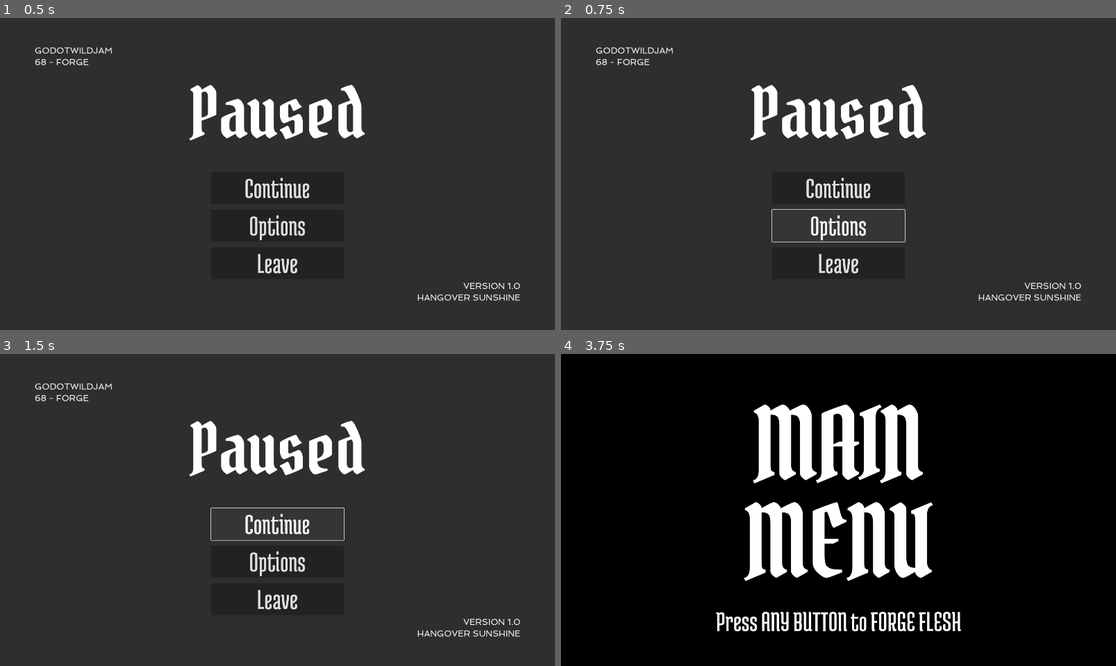
Above: before the commit, frames 1-4 (two rows, left to right).
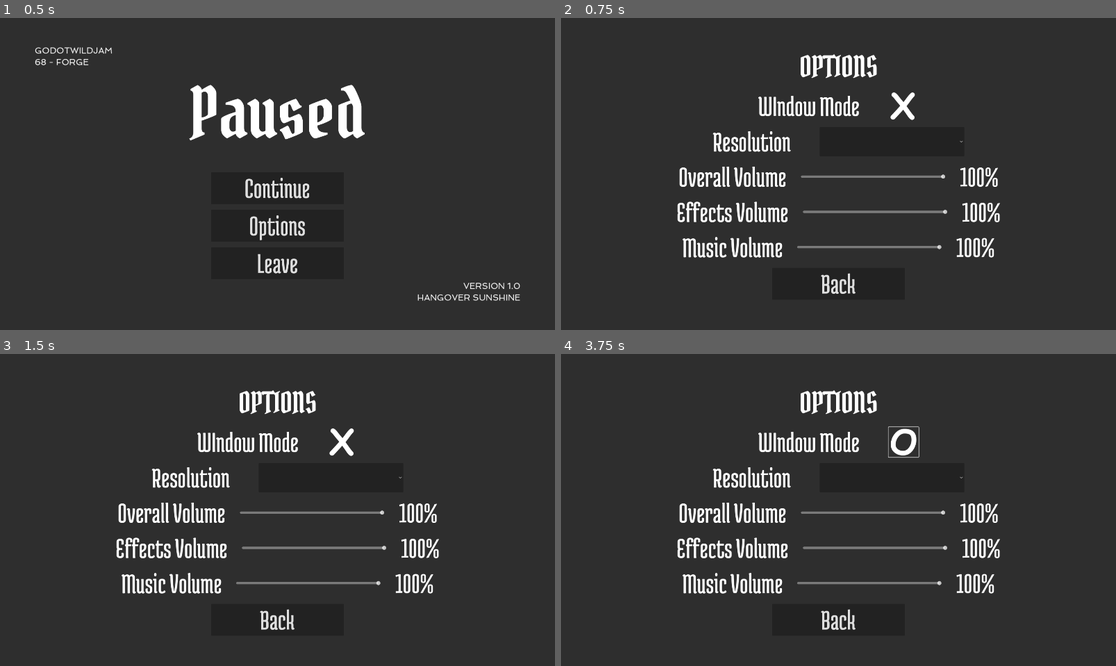
Above: after the commit, the same moments.

Repository: Hangover-Sunshine/KATAMARI-MEATBALL
Game: Godot game, scene res://scenes/menus/Pause_Menu.tscn
The game is run twice, just before and just after one commit, with the same random seed, the same clock (stepped at 60 frames per second) and the same inputs. This scene is started directly instead of the project's main scene.
Inputs (mouse positions are in pixels of both pictures, inside the frame that each line leads up to):
- Up to frame 1 (0.5 s): no input
- Up to frame 2 (0.75 s): click "Options" at 0.5 s
- Up to frame 3 (1.5 s): click (277, 525) at 1.25 s, where only the run before the commit has a clickable "Continue"
- Up to frame 4 (3.75 s): click (838, 525) at 2 s, where only the run before the commit has a clickable "Continue"; click (905, 441) at 2.77 s; click (838, 600) at 3.5 s, where only the run before the commit has a clickable "Leave"

Frame 1 is identical in both runs. In frame 2, 8.5% of the frame differs, in the area x 6-94%, y 9-91%; in frame 3, 8.4%; in frame 4, 99%, in the area x 0-100%, y 0-100%.

Commit message:
Pause menu connected to options
push in title

Diff:
--- a/scripts/menus/Hub_Menu.gd
+++ b/scripts/menus/Hub_Menu.gd
@@ -11,6 +11,7 @@
 	menu_open()
 	handle_connecting_signals()
 
+#Managing which menu is visible
 func _input(event):
 	if event.is_pressed() and splash_menu.visible == true:
 		splash_menu.visible = false
@@ -26,10 +27,6 @@
 		main_menu.visible = true
 		options_menu.visible = false
 
-func handle_connecting_signals() -> void:
-	main_menu.goto_options_menu.connect(show_options)
-	options_menu.leave_options_menu.connect(leave_options)
-
 func show_options():
 	splash_menu.visible = false
 	main_menu.visible = false
@@ -39,3 +36,8 @@
 	splash_menu.visible = false
 	main_menu.visible = true
 	options_menu.visible = false
+
+#Handling signal connection for options
+func handle_connecting_signals() -> void:
+	main_menu.goto_options_menu.connect(show_options)
+	options_menu.leave_options_menu.connect(leave_options)
--- a/scripts/menus/Main_Menu.gd
+++ b/scripts/menus/Main_Menu.gd
@@ -12,6 +12,7 @@
 func _ready():
 	handle_connecting_signals()
 
+#Managing which menu is visible / scene switching / leaving
 func on_start_pressed() -> void:
 	get_tree().change_scene_to_packed(start_level)
 
@@ -21,6 +22,7 @@
 func on_exit_pressed() -> void:
 	get_tree().quit()
 
+#Handling signal connection for options
 func handle_connecting_signals() -> void:
 	mm_start.button_down.connect(on_start_pressed)
 	mm_options.button_down.connect(on_options_pressed)
--- a/scripts/menus/Pause_Menu.gd
+++ b/scripts/menus/Pause_Menu.gd
@@ -4,11 +4,30 @@
 @onready var pm_options = $PauseMenu_Holder/MarginContainer/PauseMenu/PM_VBoxContainer/PM_HBoxContainer/PM_VBoxContainer/PM_Options
 @onready var pm_leave = $PauseMenu_Holder/MarginContainer/PauseMenu/PM_VBoxContainer/PM_HBoxContainer/PM_VBoxContainer/PM_Leave
 
+@onready var pause_menu_holder = $PauseMenu_Holder
+@onready var options_menu = $OptionsMenu
+
 @onready var main_menu = preload("res://scenes/menus/Hub_Menu.tscn") as PackedScene
 
 # Called when the node enters the scene tree for the first time.
 func _ready():
 	pm_leave.button_down.connect(on_leave_pressed)
+	pm_options.button_down.connect(on_options_pressed)
+	handle_connecting_signals()
 
+#Scene switching
 func on_leave_pressed() -> void:
 	get_tree().change_scene_to_packed(main_menu)
+
+#Managing which menu is visible
+func on_options_pressed():
+	pause_menu_holder.visible = false
+	options_menu.visible = true
+
+func back_to_pause():
+	pause_menu_holder.visible = true
+	options_menu.visible = false
+
+#Handling signal connection for options
+func handle_connecting_signals() -> void:
+	options_menu.leave_options_menu.connect(back_to_pause)
